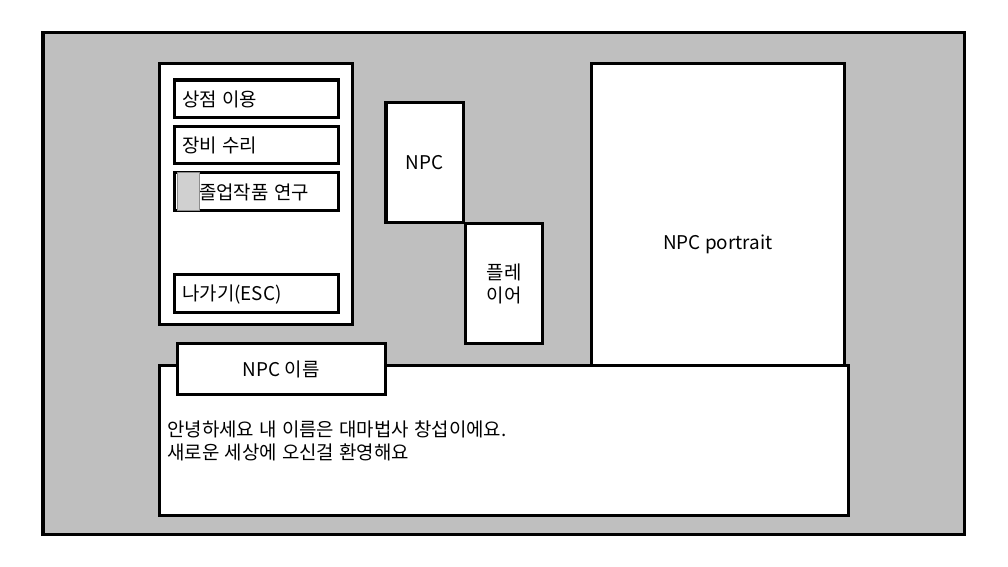
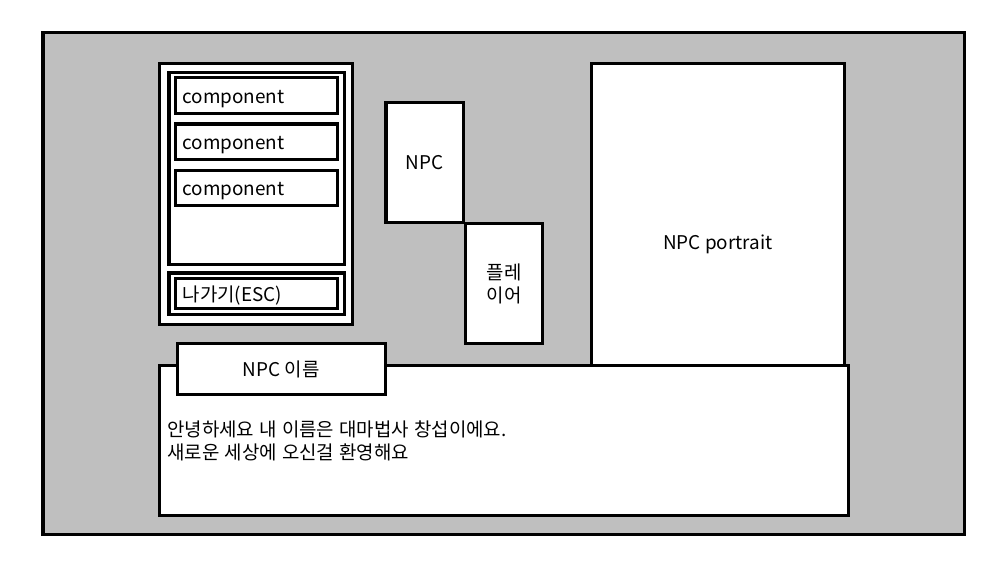
Before and after one commit to korleinster/gamebusdriver, a slide deck: slide 1 of plan/forwork.pptx. Drawn at 1008x567 pixels with LibreOffice and Linux fonts; fonts in the diff are those of the drawing; grey boxes stand for pictures. Boxes give left, top, right and bottom in pixels: in the first picture for what was removed or moved away, otherwise in the second. Text is boxed around its words. In the diff, an @@ line names an element or a change of style, - is before the commit and + after.

```diff
--- a/plan/forwork.pptx
+++ b/plan/forwork.pptx
@@ rectangle added at <box>169,73,345,265</box>, fill #FFFFFF, outline #000000 3 pt @@
@@ text in rectangle at <box>183,90,285,108</box>: text changed @@
-상점 이용
+component
@@ 3 rectangles: place and size @@
-3 rectangles at <box>175,80,339,210</box>
+3 rectangles at <box>175,78,337,206</box>
@@ text in rectangle at <box>183,136,285,154</box>: text changed @@
-장비 수리
+component
@@ picture removed at <box>177,172,199,211</box> @@
@@ text in rectangle at <box>183,182,285,200</box>: text changed @@
-졸업작품 연구
+component
@@ rectangle added at <box>169,273,345,315</box>, fill #FFFFFF, outline #000000 3 pt @@
@@ rectangle "나가기(ESC)": place and size @@
-rectangle "나가기(ESC)" at <box>175,274,339,312</box>
+rectangle "나가기(ESC)" at <box>175,278,337,309</box>
```
Also in this commit, not shown: 2 other slides changed, 11 slides added, 5 other files.
